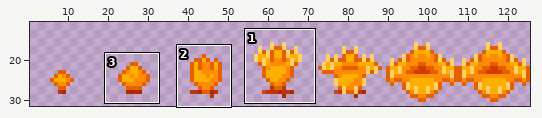
Sprite sheet, stored at Space2DProject/Assets/Sprites/Enemies/EvilTree/Biome 2/evilFloweropening.png. Above, an overview of the earlier version with the close-up marked.
Close-up. Earlier state:
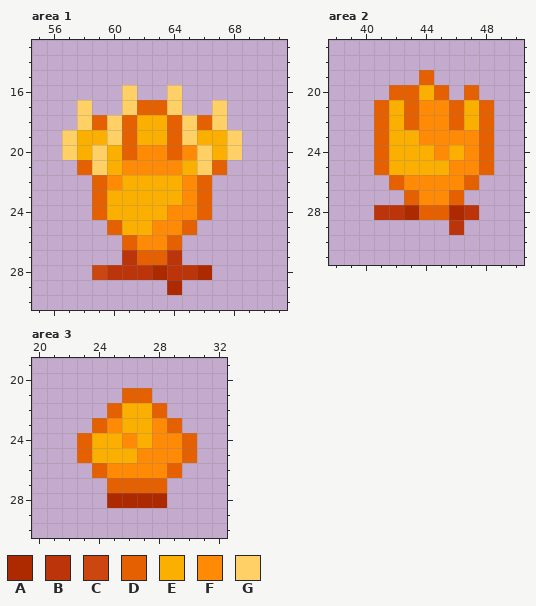
The file is 126x32 pixels. Colours within 5 levels of each other are drawn and written as one. Shown: area 1: x 55..71, y 13..30; area 2: x 38..50, y 17..31; area 3: x 20..32, y 19..30. The wide view leaves out empty margins. The commit also changed other parts of the picture, which this record leaves out.
Palette (. is transparent): A #ad2900  B #bc340a  C #cc460f  D #e56000  E #fbaf00  F #ff8a05  G #ffd065
Pixels before, area 1, first column x 57:
16 ....G..G....
17 .G..GDDG..G.
18 .GDGDEEDGDG.
19 GEEGDEEDGEEG
20 GEGEDFFDFGEG
21 .DGEFFFFEGD.
22 ..DFEEEEFD..
23 ..DEEEEEFD..
24 ..DEEEEFFD..
25 ...DEEFFD...
26 ....DFFD....
27 ....BDDB....
28 ..CBBBABBA..
29 .......A....
Pixels before, area 2, first column x 41:
19 ...D....
20 .DDED.D.
21 DEDFFDED
22 DEDFFDED
23 DEEFFFFD
24 DEEEFEFD
25 DEEEEFFD
26 .DFFFFD.
27 ..DFFD..
28 BBADDAB.
29 .....B..
Pixels before, area 3, first column x 23:
21 ...DD...
22 ..DEED..
23 .DFEEFD.
24 DEEFEFFD
25 DEEEFFFD
26 .DFFFFD.
27 ..DDDD..
28 ..AAAA..
Now the later version:
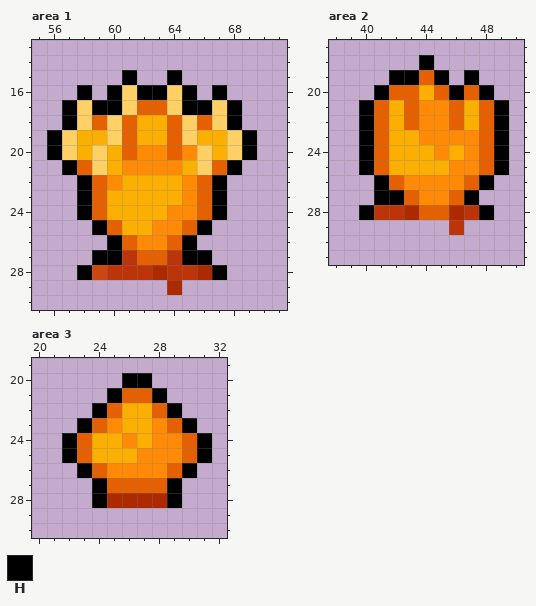
Colours new in this view: H #000000
The edit:
{"where": "area 1"}
{"y":15,"x":61,"old":".","new":"H"}
{"y":15,"x":64,"old":".","new":"H"}
{"y":16,"x":58,"old":".","new":"H"}
{"y":16,"x":60,"old":".","new":"H"}
{"y":16,"x":62,"old":"..","new":"HH"}
{"y":16,"x":65,"old":".","new":"H"}
{"y":16,"x":67,"old":".","new":"H"}
{"y":17,"x":57,"old":".","new":"H"}
{"y":17,"x":59,"old":"..","new":"HH"}
{"y":17,"x":65,"old":"..","new":"HH"}
{"y":17,"x":68,"old":".","new":"H"}
{"y":18,"x":57,"old":".","new":"H"}
{"y":18,"x":68,"old":".","new":"H"}
{"y":19,"x":56,"old":".","new":"H"}
{"y":19,"x":69,"old":".","new":"H"}
{"y":20,"x":56,"old":".","new":"H"}
{"y":20,"x":69,"old":".","new":"H"}
{"y":21,"x":57,"old":".","new":"H"}
{"y":21,"x":68,"old":".","new":"H"}
{"y":22,"x":58,"old":".","new":"H"}
{"y":22,"x":67,"old":".","new":"H"}
{"y":23,"x":58,"old":".","new":"H"}
{"y":23,"x":67,"old":".","new":"H"}
{"y":24,"x":58,"old":".","new":"H"}
{"y":24,"x":67,"old":".","new":"H"}
{"y":25,"x":59,"old":".","new":"H"}
{"y":25,"x":66,"old":".","new":"H"}
{"y":26,"x":60,"old":".","new":"H"}
{"y":26,"x":65,"old":".","new":"H"}
{"y":27,"x":59,"old":"..","new":"HH"}
{"y":27,"x":65,"old":"..","new":"HH"}
{"y":28,"x":58,"old":".","new":"H"}
{"y":28,"x":67,"old":".","new":"H"}
{"where": "area 2"}
{"y":18,"x":44,"old":".","new":"H"}
{"y":19,"x":42,"old":"..","new":"HH"}
{"y":19,"x":45,"old":".","new":"H"}
{"y":19,"x":47,"old":".","new":"H"}
{"y":20,"x":41,"old":".","new":"H"}
{"y":20,"x":46,"old":".","new":"H"}
{"y":20,"x":48,"old":".","new":"H"}
{"y":21,"x":40,"old":".","new":"H"}
{"y":21,"x":49,"old":".","new":"H"}
{"y":22,"x":40,"old":".","new":"H"}
{"y":22,"x":49,"old":".","new":"H"}
{"y":23,"x":40,"old":".","new":"H"}
{"y":23,"x":49,"old":".","new":"H"}
{"y":24,"x":40,"old":".","new":"H"}
{"y":24,"x":49,"old":".","new":"H"}
{"y":25,"x":40,"old":".","new":"H"}
{"y":25,"x":49,"old":".","new":"H"}
{"y":26,"x":41,"old":".","new":"H"}
{"y":26,"x":48,"old":".","new":"H"}
{"y":27,"x":41,"old":"..","new":"HH"}
{"y":27,"x":47,"old":".","new":"H"}
{"y":28,"x":40,"old":".","new":"H"}
{"y":28,"x":48,"old":".","new":"H"}
{"where": "area 3"}
{"y":20,"x":26,"old":"..","new":"HH"}
{"y":21,"x":25,"old":".","new":"H"}
{"y":21,"x":28,"old":".","new":"H"}
{"y":22,"x":24,"old":".","new":"H"}
{"y":22,"x":29,"old":".","new":"H"}
{"y":23,"x":23,"old":".","new":"H"}
{"y":23,"x":30,"old":".","new":"H"}
{"y":24,"x":22,"old":".","new":"H"}
{"y":24,"x":31,"old":".","new":"H"}
{"y":25,"x":22,"old":".","new":"H"}
{"y":25,"x":31,"old":".","new":"H"}
{"y":26,"x":23,"old":".","new":"H"}
{"y":26,"x":30,"old":".","new":"H"}
{"y":27,"x":24,"old":".","new":"H"}
{"y":27,"x":29,"old":".","new":"H"}
{"y":28,"x":24,"old":".","new":"H"}
{"y":28,"x":29,"old":".","new":"H"}
{"label":"added","picture_box":[47,70,257,280]}
{"label":"added","picture_box":[359,55,509,220]}
{"label":"added","picture_box":[62,373,212,508]}
